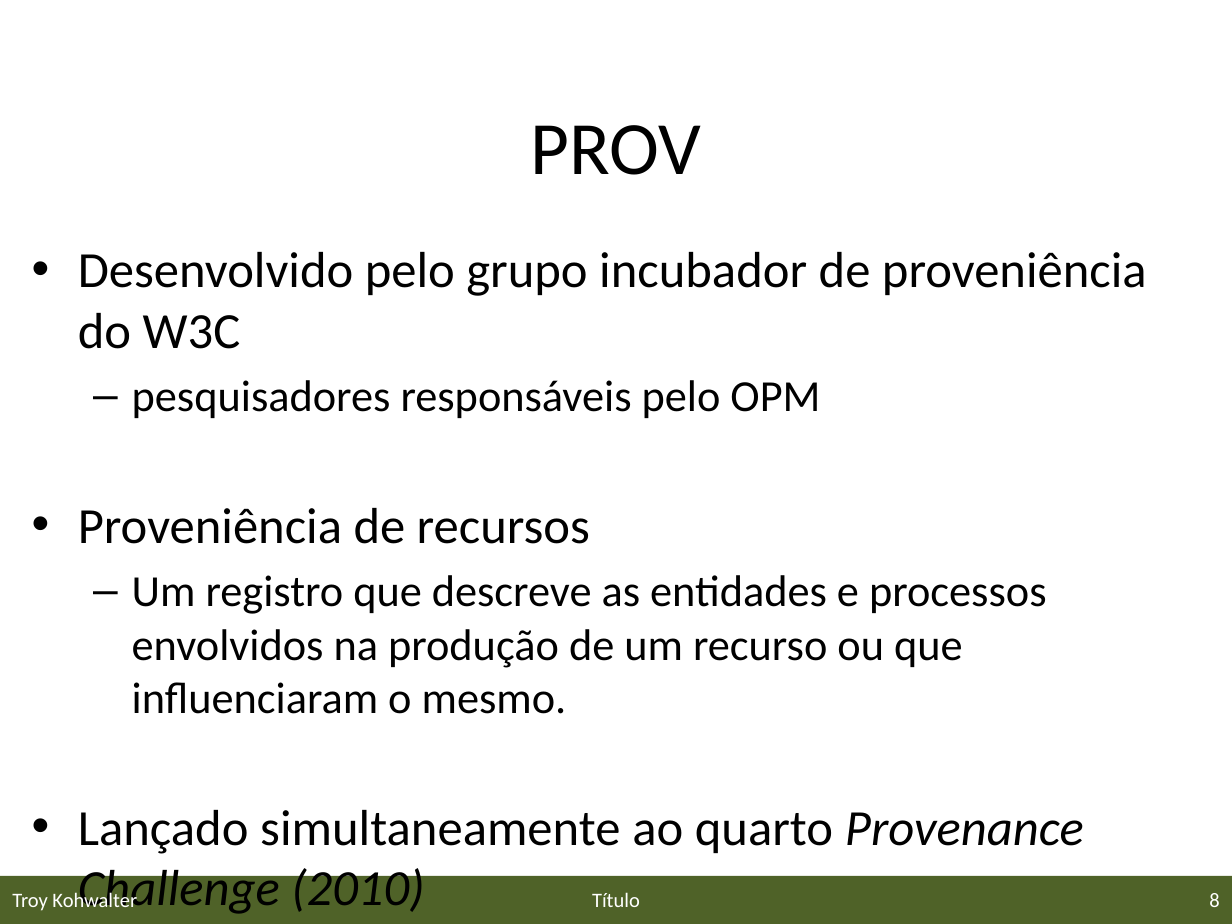
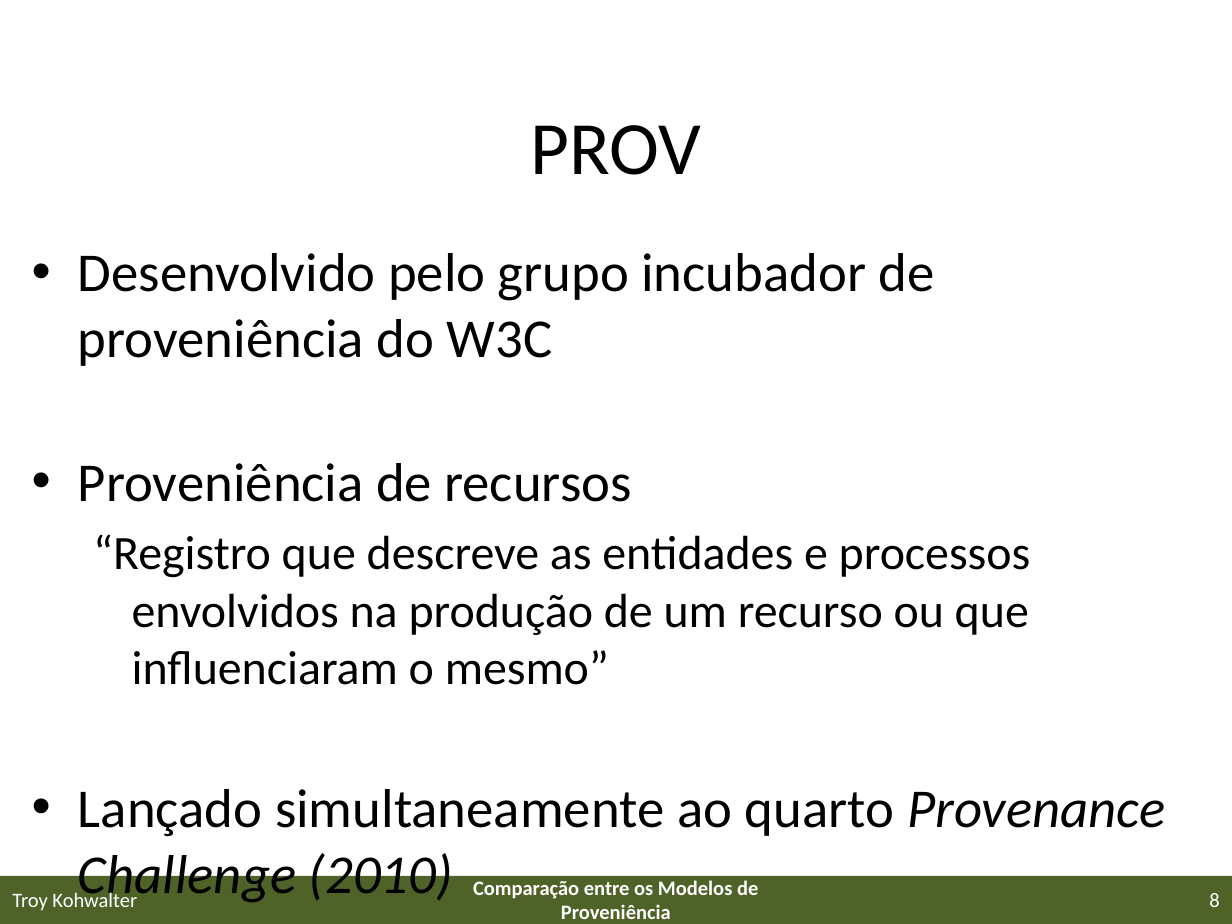
Before and after one commit to gems-uff/sdm, a slide deck: slide 8 of Documents/Papers/eScience2013/eScience2013.pptx. Drawn at 1232x924 pixels with LibreOffice and Linux fonts; fonts in the diff are those of the drawing; background and template pictures are left out. Boxes give left, top, right and bottom in pixels: in the first picture for what was removed or moved away, otherwise in the second. Text is boxed around its words. In the diff, an @@ line names an element or a change of style, - is before the commit and + after.

```diff
--- a/Documents/Papers/eScience2013/eScience2013.pptx
+++ b/Documents/Papers/eScience2013/eScience2013.pptx
@@ text at box(78, 253, 1165, 836): size 29.6 to 32 pt in "Desenvolvido pelo grupo incubador de proveniência do ...", "Proveniência de recursos", "Lançado simultaneamente ao quarto Provenance Challenge (2010 ..." @@
@@ text at box(132, 380, 820, 418): paragraph removed @@
-  – pesquisadores responsáveis pelo OPM
@@ text at box(93, 534, 1031, 685): text changed; size 25.9 to 28 pt @@
-  – Um registro que descreve as entidades e processos envolvidos na produção de um recurso ou que influenciaram o mesmo.
+  “Registro que descreve as entidades e processos envolvidos na produção de um recurso ou que influenciaram o mesmo”
@@ text at box(473, 880, 758, 919): text changed; bold on @@
-Título
+Comparação entre os Modelos de Proveniência
```
Also in this commit, not shown: 17 other slides changed, 3 slides added, 1 slide removed.
